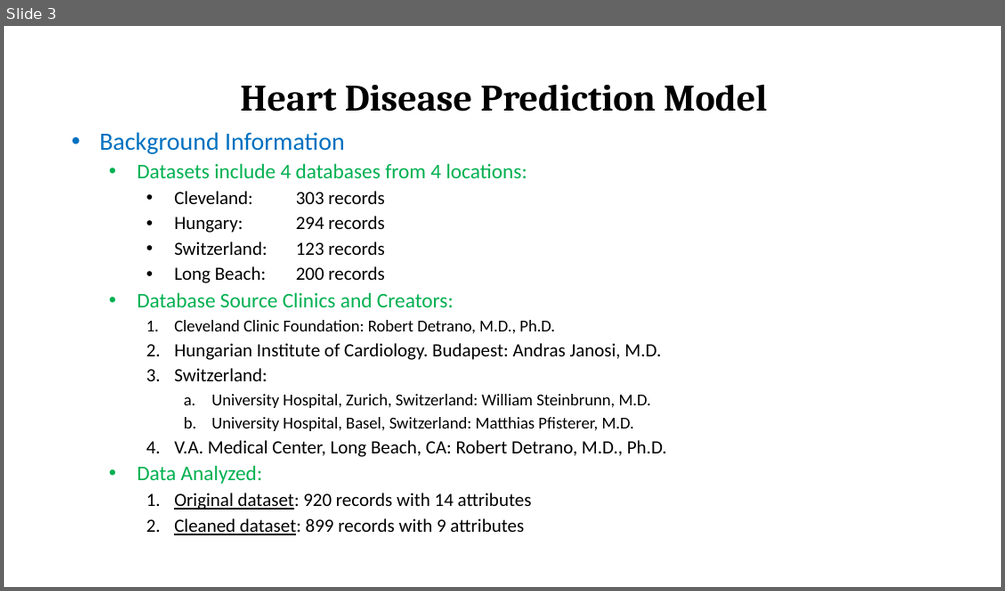
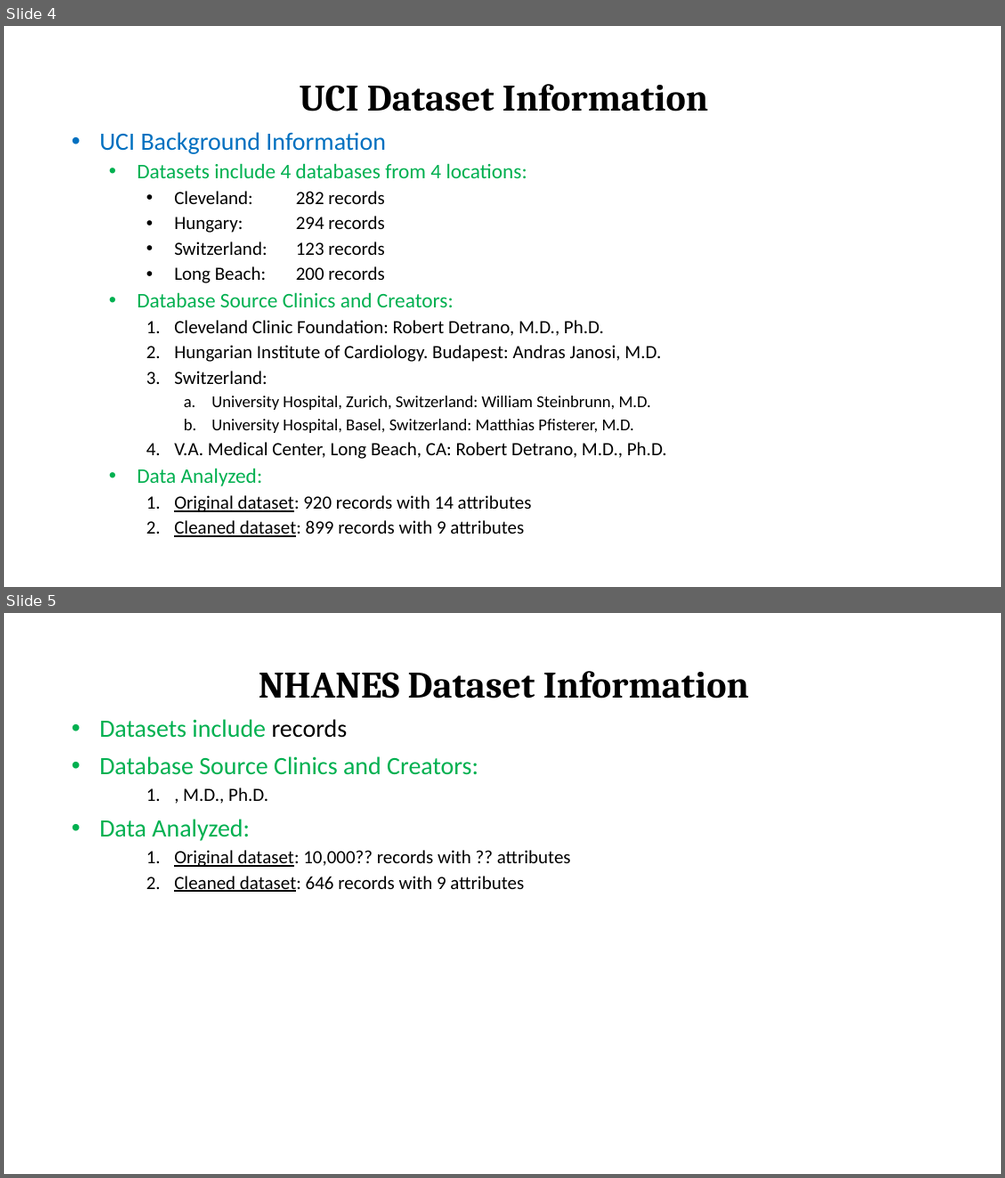
Before and after one commit to Ophelia82/Heart-Disease-Predictive-Model, a slide deck: Heart Disease Presentation.pptx. Shown one above the other, each under a label of ours: slide 3 before the commit, slides 4 and 5 after it. The pictures are 1005x591 and 1005x1178 pixels, drawn with LibreOffice and Linux fonts; fonts in the diff are those of the drawing. Boxes give left, top, right and bottom in pixels: in the first picture for what was removed or moved away, otherwise in the second. Text is boxed around its words. In the diff, an @@ line names an element or a change of style, - is before the commit and + after.

```diff
--- a/Heart Disease Presentation.pptx
+++ b/Heart Disease Presentation.pptx
@@ slide 5 added at box(4, 613, 1001, 1174), background #FFFFFF @@
@@ title added at box(259, 671, 749, 698), 36 pt, text #000000, bold @@
+NHANES Dataset Information
@@ subtitle added at box(99, 719, 571, 892), 18 pt, text #000000 @@
+• Datasets include records
+• Database Source Clinics and Creators:
+    1. , M.D., Ph.D.
+• Data Analyzed:
+    1. Original dataset: 10,000?? records with ?? attributes
+    2. Cleaned dataset: 646 records with 9 attributes
@@ what was slide 3 is now slide 4 @@
@@ slide 4 changed as well @@
@@ title at box(299, 84, 708, 111): text changed @@
-Heart Disease Prediction Model
+UCI Dataset Information
@@ subtitle at box(99, 132, 386, 154): text changed @@
-• Background Information
+• UCI Background Information
@@ subtitle at box(174, 191, 384, 204): text changed @@
-    • Cleveland: 303 records
+    • Cleveland: 282 records
@@ subtitle at box(174, 320, 604, 336): size 16 to 18 pt in "Cleveland Clinic Foundation: Robert Detrano, M.D., Ph.D." @@
```
Also in this commit, not shown: 3 other slides changed, 12 other slides added.
